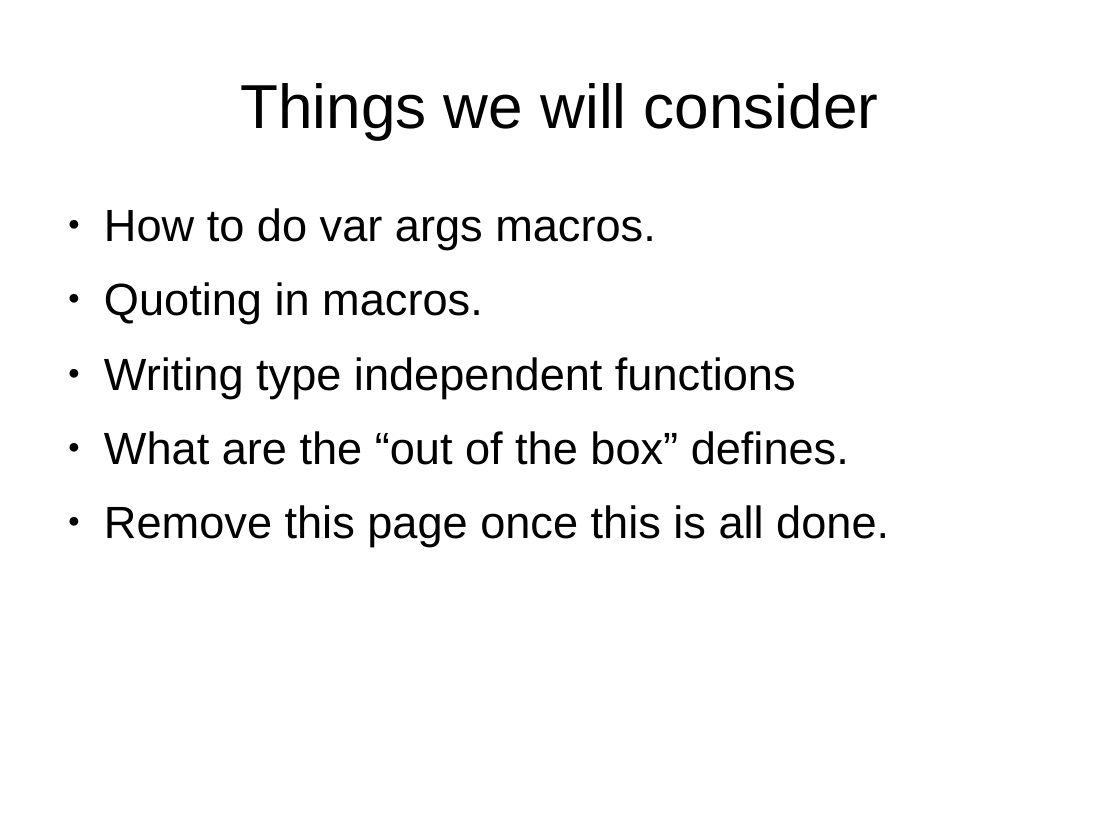
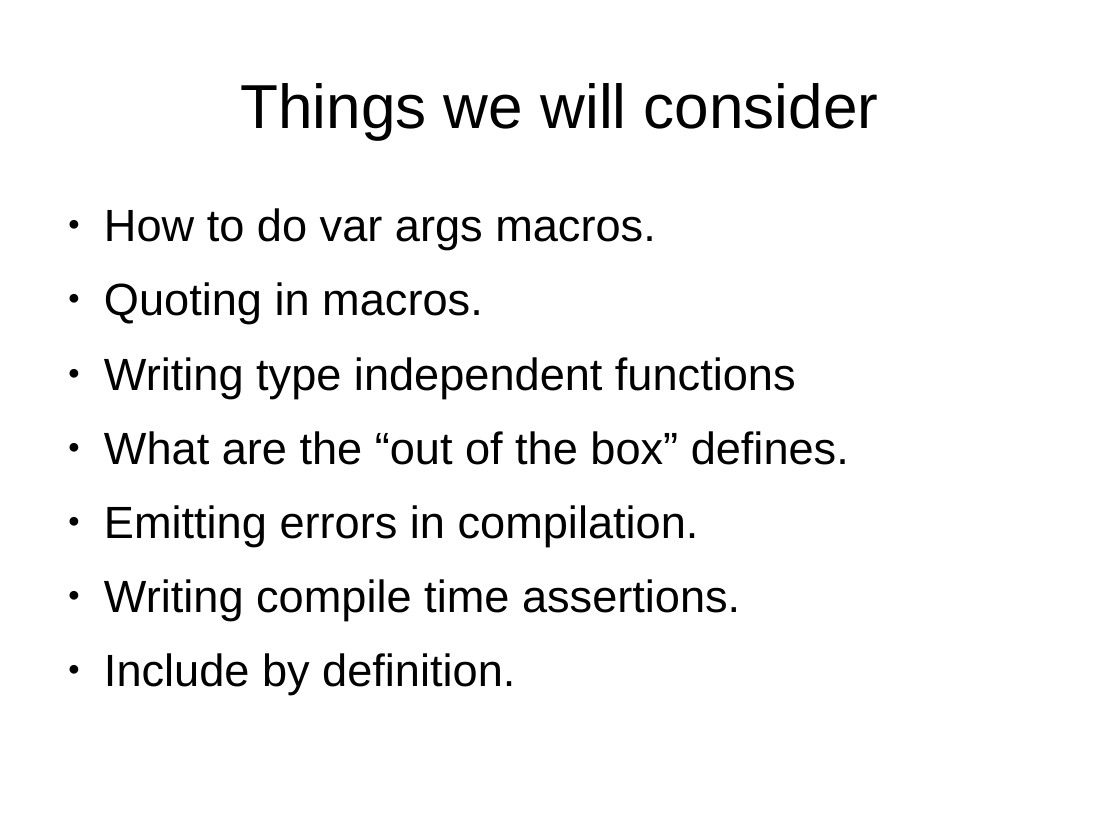
Before and after one commit to kalmuthu/slides, a slide deck: slide 2 of odp/c_pre_processor.odp. Drawn at 1120x840 pixels with LibreOffice and Linux fonts; fonts in the diff are those of the drawing. Boxes give left, top, right and bottom in pixels: in the first picture for what was removed or moved away, otherwise in the second. Text is boxed around its words. In the diff, an @@ line names an element or a change of style, - is before the commit and + after.

```diff
--- a/odp/c_pre_processor.odp
+++ b/odp/c_pre_processor.odp
@@ text at (104,505,740,695): text changed @@
-● Remove this page once this is all done.
+● Emitting errors in compilation.
+● Writing compile time assertions.
+● Include by definition.
```
Also in this commit, not shown: 1 other slide changed, 1 slide added, 4 other files.
